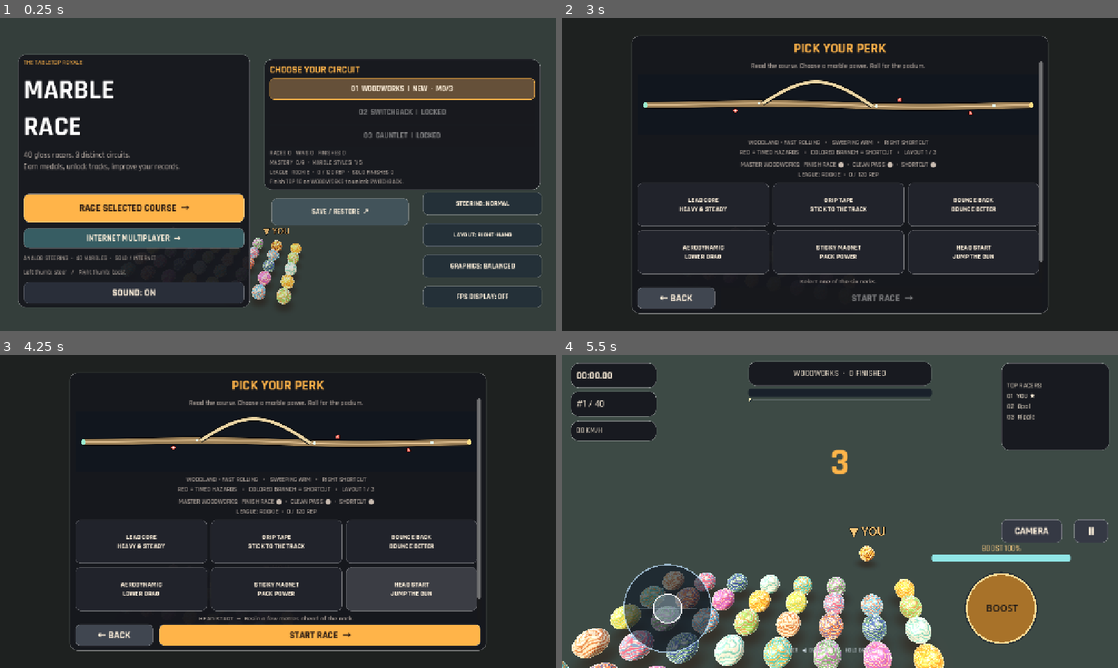
Above: before the commit, frames 1-4 (two rows, left to right).
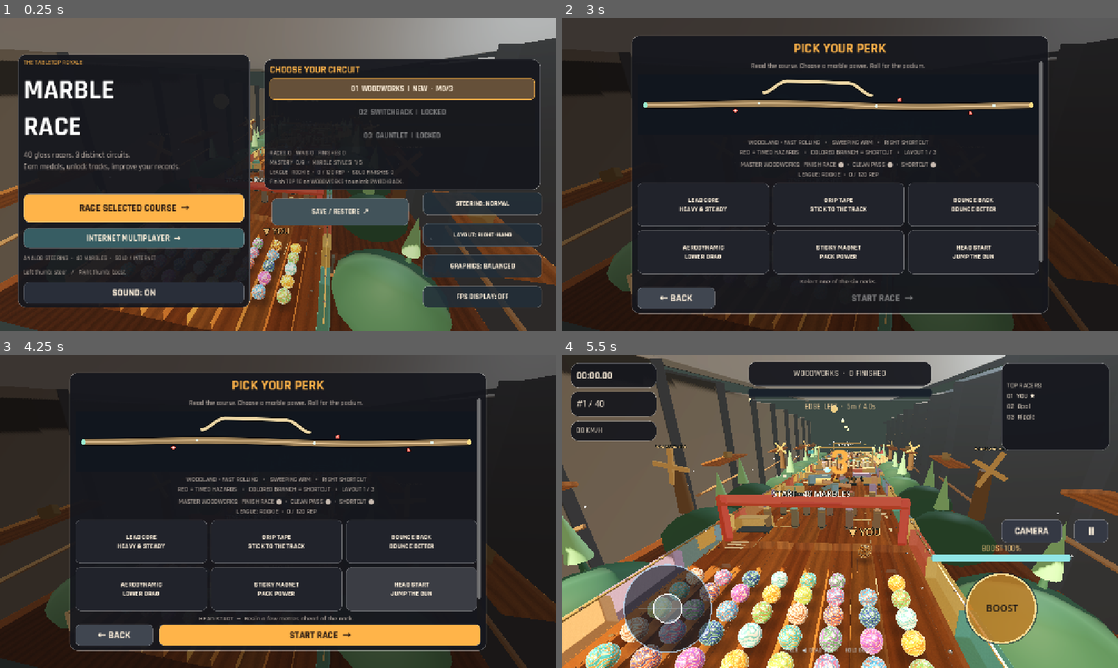
Above: after the commit, the same moments.

Repository: dbrckk/Marble-race-
Game: Godot game, scene res://scenes/main.tscn
Two runs of this game, one before a commit and one after it. Both use one fixed random seed, a clock stepped at 60 frames per second and the inputs below.
Inputs:
- Up to frame 1 (0.25 s): no input
- Up to frame 2 (3 s): click "STEERING: NORMAL" at 0.5 s; click "01 WOODWORKS | NEW · M0/3" at 1.25 s; click "01 WOODWORKS | NEW · M0/3" at 2 s; click "RACE SELECTED COURSE →" at 2.75 s
- Up to frame 3 (4.25 s): click "HEAD START JUMP THE GUN" at 3.5 s
- Up to frame 4 (5.5 s): click "HEAD START JUMP THE GUN" at 4.25 s; click "START RACE →" at 5 s

The runs differ from the first frame. In frame 1, 31% of the frame differs, in the area x 0-100%, y 0-100%; in frame 2, 12%; in frame 3, 12%; in frame 4, 62%.
Error before the commit: Invalid call to function 'register_plank' in base 'Node3D (track_surface.gd)'. Expected 2 argument(s). (res://scripts/game.gd:502)

Commit message:
Add true biome-specific 3D course relief with matching physical and GPU instanced road slopes

Diff:
--- a/scripts/track_surface.gd
+++ b/scripts/track_surface.gd
@@ -14,19 +14,19 @@
 var batches: Array[MultiMeshInstance3D] = []
 var original_mesh_count := 0
 
-func _basis() -> Basis:
-    return Basis(Vector3.RIGHT, -atan(SLOPE))
+func _basis(grade: float) -> Basis:
+    return Basis(Vector3.RIGHT,-atan(grade))
 
-func register_plank(at: Vector3, material_index: int) -> void:
-    planks.append({"at":at, "material":material_index})
+func register_plank(at: Vector3, material_index: int, grade: float = SLOPE) -> void:
+    planks.append({"at":at, "material":material_index, "grade":grade})
     original_mesh_count += 1
 
-func register_rail(at: Vector3, material_index: int) -> void:
-    rails.append({"at":at, "material":material_index})
+func register_rail(at: Vector3, material_index: int, grade: float = SLOPE) -> void:
+    rails.append({"at":at, "material":material_index, "grade":grade})
     original_mesh_count += 1
 
-func register_groove(at: Vector3) -> void:
-    grooves.append(Transform3D(_basis(),at))
+func register_groove(at: Vector3, grade: float = SLOPE) -> void:
+    grooves.append(Transform3D(_basis(grade),at))
     original_mesh_count += 1
 
 func _batch(label_text: String, mesh: Mesh, material: Material, transforms: Array[Transform3D]) -> void:
@@ -47,12 +47,11 @@
     batches.append(art)
 
 func _build_group(items: Array[Dictionary], materials: Array, mesh: Mesh, prefix: String) -> void:
-    var basis := _basis()
     for index in range(materials.size()):
         var transforms: Array[Transform3D] = []
         for item in items:
             if int(item["material"]) == index:
-                transforms.append(Transform3D(basis,item["at"]))
+                transforms.append(Transform3D(_basis(float(item["grade"])),item["at"]))
         _batch("%s_%02d" % [prefix,index],mesh,materials[index],transforms)
 
 func finish(wood_materials: Array, rail_materials: Array, groove_material: Material) -> void:
